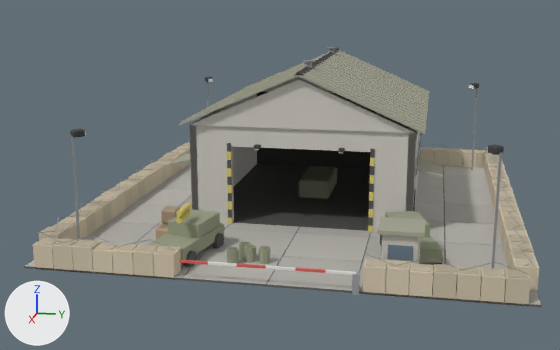
A saved change to the glTF model art/models/b_jeepat.glb.
One viewpoint serves both versions: a 50 mm lens placed at (47.8, 7.4, 13.9), pointed at (1.1, -1.9, 2.3). The lights are fixed; the arrows at lower left show +X, +Y and +Z. The first picture is the older version.

In view in the first picture: 'hull'.
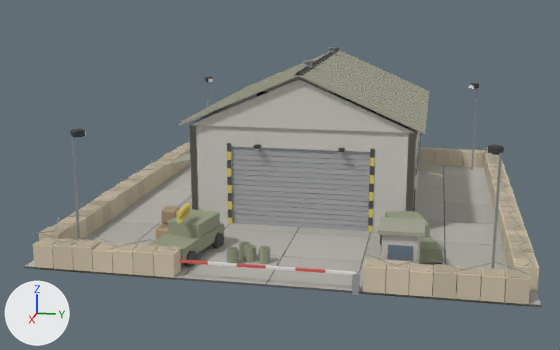
Location of each change, (x1, y1, x2, y2) in pixels of the pictures (560 x 350 px):
'door', added
    after: (232, 146, 370, 231)

Diff of the bpy script that builds the scene:
```diff
--- a/art/models/b_jeepat.glb.py
+++ b/art/models/b_jeepat.glb.py
@@ me_door @@
+me_door.from_pydata(...)  # 128 vertices, 192 faces; spans x 4.82..4.9, y -4.0..4.0, z 0.11..4.89
+me_door.materials.append(mat_metal)
@@ ob_door @@
+ob_door = bpy.data.objects.new('door', me_door)
+ob_door.location = (0.0, 0.0, 0.0)
```
